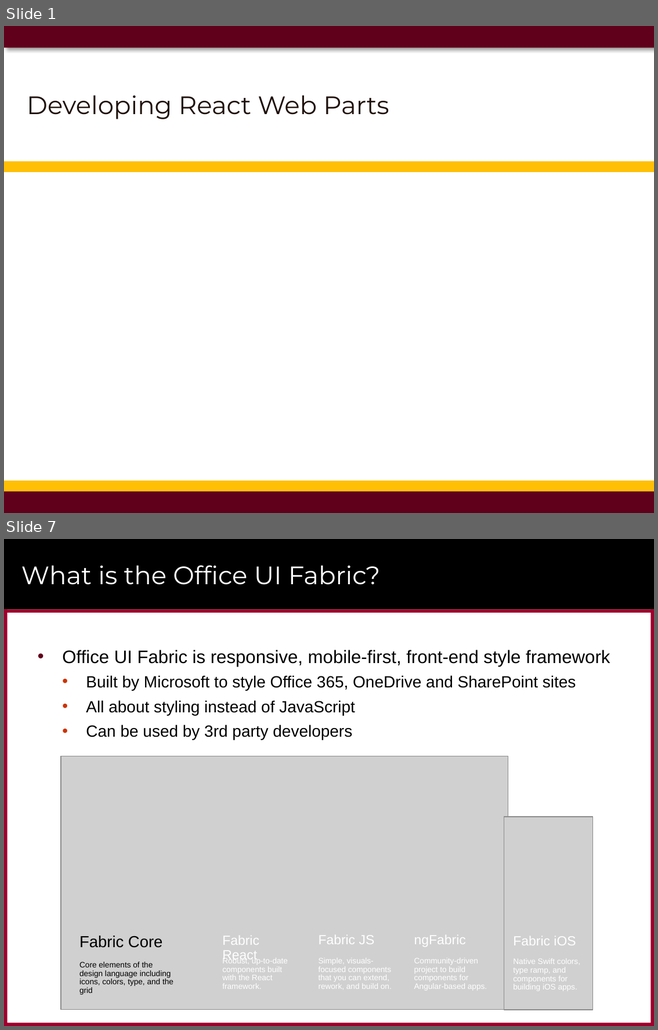
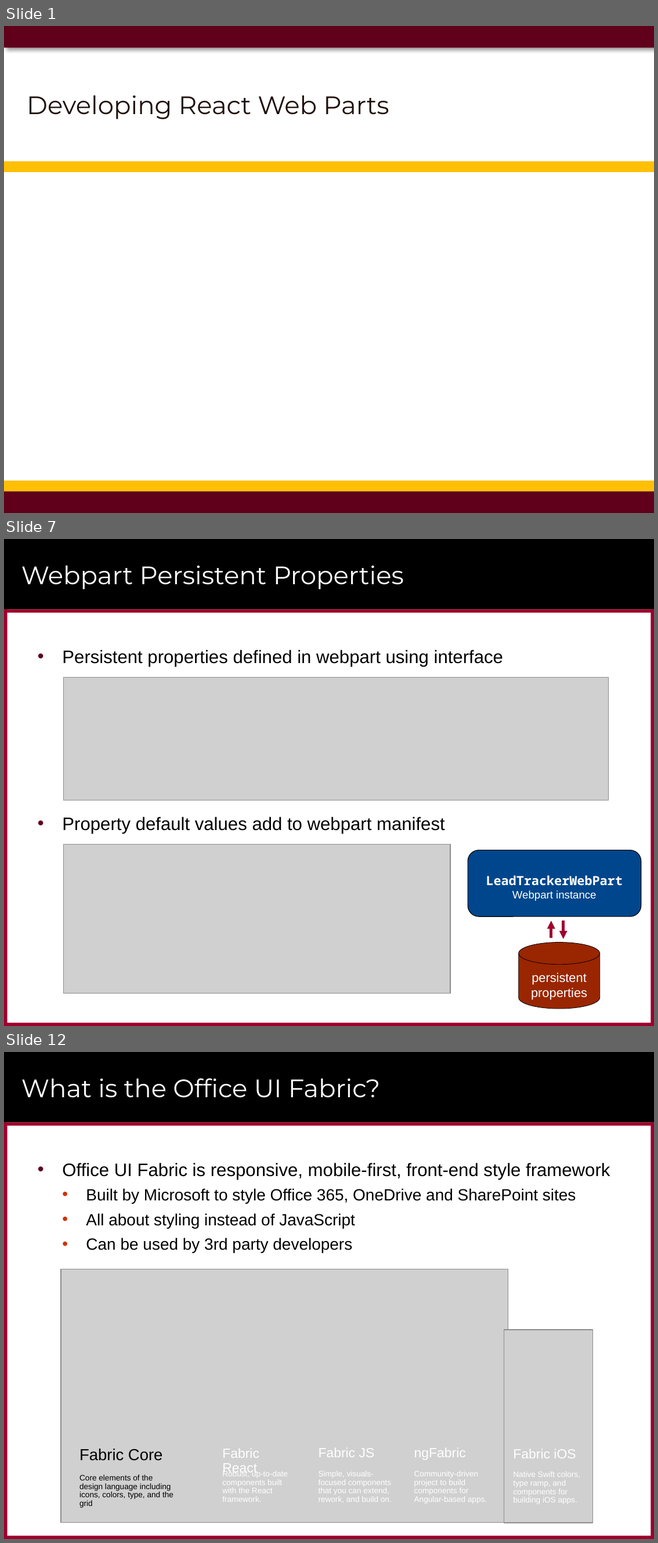
Before and after one commit to CriticalPathTraining/MSD365_Courseware, a slide deck: 05 ReactWebParts.pptx. Shown one above the other, each under a label of ours: slides 1 and 7 before the commit, slides 1, 7 and 12 after it; the slides between them are not shown. The pictures are 658x1030 and 658x1543 pixels, drawn with LibreOffice and Linux fonts; fonts in the diff are those of the drawing; grey boxes stand for pictures; background and template pictures are left out. Boxes give left, top, right and bottom in pixels: in the first picture for what was removed or moved away, otherwise in the second. Text is boxed around its words. In the diff, an @@ line names an element or a change of style, - is before the commit and + after.

```diff
--- a/05 ReactWebParts.pptx
+++ b/05 ReactWebParts.pptx
@@ slide 7 added at bbox=[4, 539, 654, 1026], background #FFFFFF; not listed: 6 template elements that a slide beside it also shows @@
@@ title added at bbox=[21, 565, 404, 589], 28 pt, text #FFFFFF @@
+Webpart Persistent Properties
@@ text added at bbox=[62, 650, 503, 834], 20 pt, text #000000 @@
+• Persistent properties defined in webpart using interface
+• Property default values add to webpart manifest
@@ picture added at bbox=[64, 678, 608, 801] @@
@@ picture added at bbox=[64, 844, 450, 994] @@
@@ rounded rectangle added at bbox=[468, 850, 641, 917], fill #00468C, outline #000000 0.75 pt, 14 pt, text #FFFFFF, bold @@
+LeadTrackerWebPart
+Webpart instance
@@ arrow added from (551, 939) to (551, 921), #9F002D 3 pt @@
@@ arrow added from (563, 921) to (563, 939), #9F002D 3 pt @@
@@ cylinder added at bbox=[518, 943, 600, 1009], fill #992600, outline #000000 0.5 pt, 14 pt, text #FFFFFF @@
+persistent
+properties
@@ what was slide 7 is now slide 12 @@
```
Also in this commit, not shown: 5 slides changed, 23 other slides added, 4 slides removed, 4 other files.
